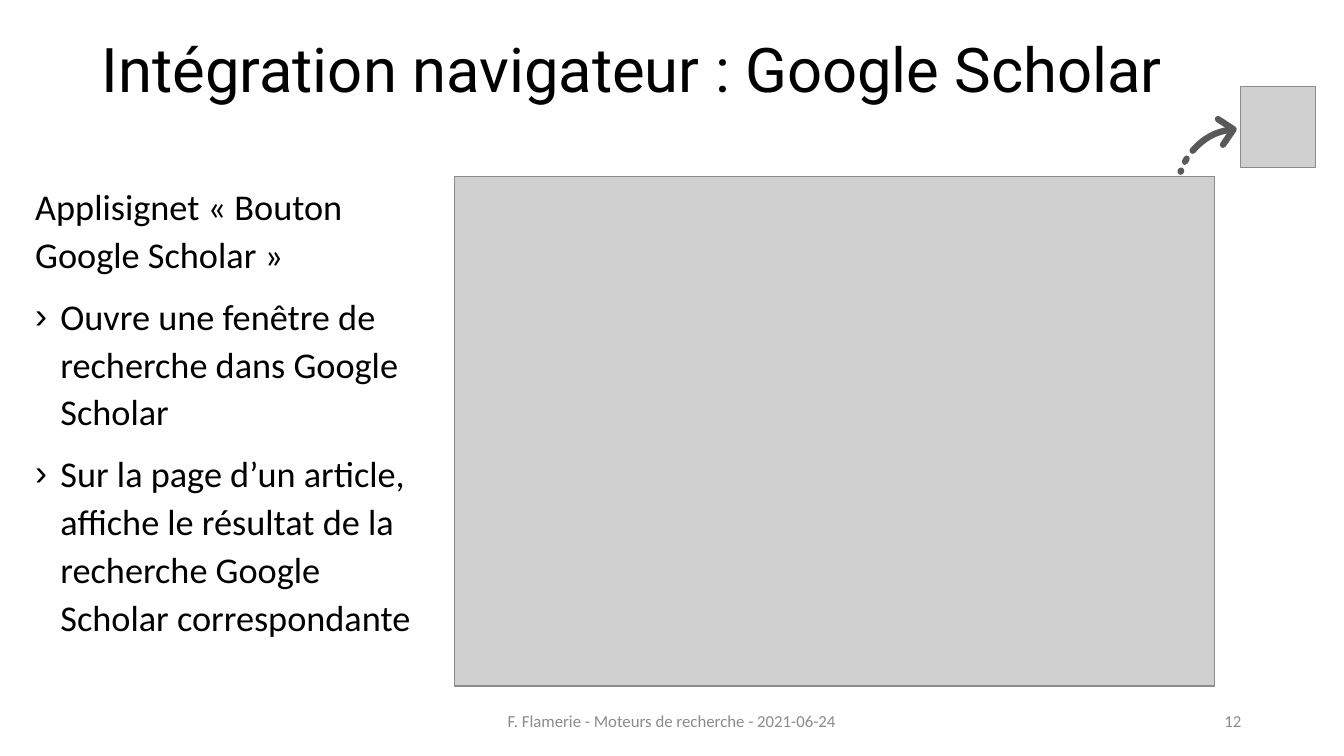
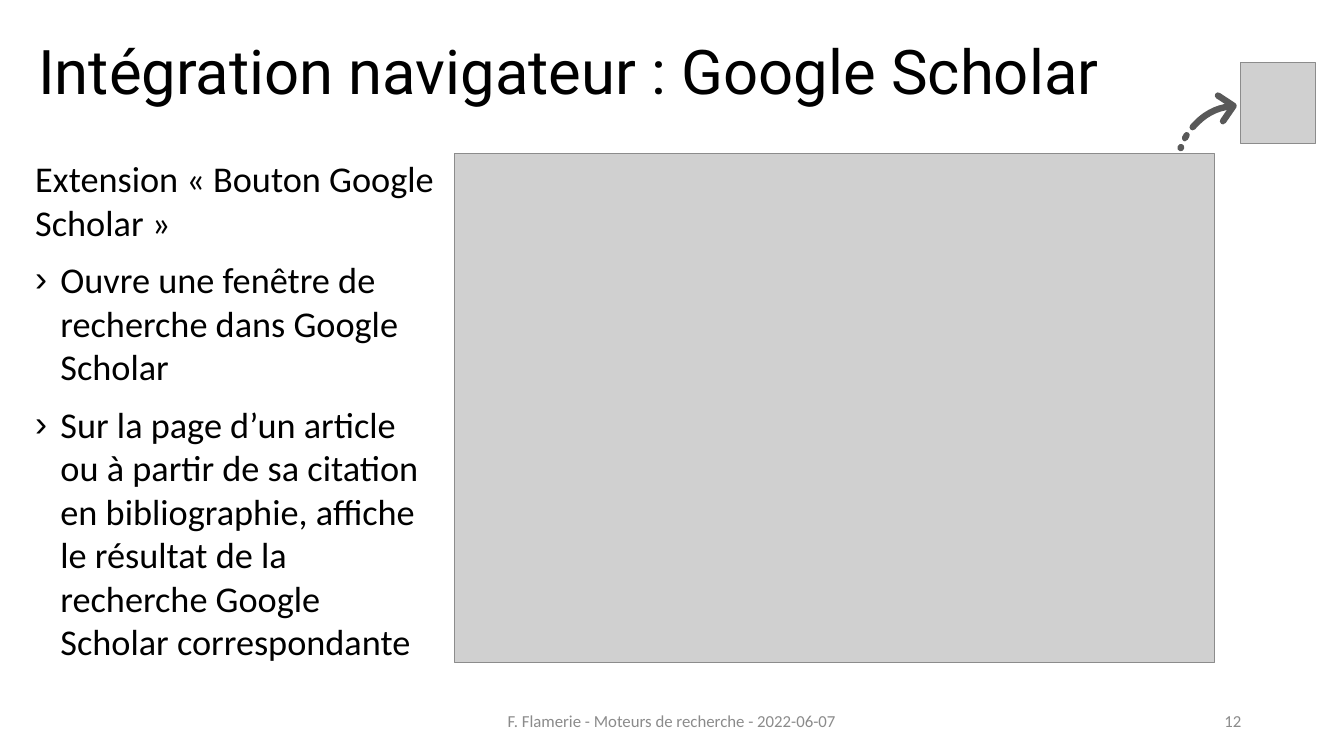
Before and after one commit to fflamerie/formbiblio, a slide deck: slide 12 of docs/module1-3_moteurs_recherche.pptx. Drawn at 1344x756 pixels with LibreOffice and Linux fonts; fonts in the diff are those of the drawing; grey boxes stand for pictures. Boxes give left, top, right and bottom in pixels: in the first picture for what was removed or moved away, otherwise in the second. Text is boxed around its words. In the diff, an @@ line names an element or a change of style, - is before the commit and + after.

```diff
--- a/docs/module1-3_moteurs_recherche.pptx
+++ b/docs/module1-3_moteurs_recherche.pptx
@@ title "Intégration navigateur : Google Scholar": place and size @@
-title "Intégration navigateur : Google Scholar" at (102, 45, 1162, 105)
+title "Intégration navigateur : Google Scholar" at (38, 47, 1098, 107)
@@ 4 freeform shapes, 2 pictures, 1 text: place and size @@
-4 freeform shapes, 2 pictures, 1 text at (35, 87, 1316, 687)
+4 freeform shapes, 2 pictures, 1 text at (35, 63, 1316, 662)
@@ text at (35, 166, 434, 237): text changed @@
-Applisignet « Bouton Google Scholar »
+Extension « Bouton Google Scholar »
@@ text at (60, 267, 399, 381): line spacing 1.1 to 1 @@
@@ text at (60, 412, 418, 661): text changed @@
-› Sur la page d’un article, affiche le résultat de la recherche Google Scholar correspondante
+› Sur la page d’un article ou à partir de sa citation en bibliographie, affiche le résultat de la recherche Google Scholar correspondante
@@ text at (508, 715, 835, 727): text changed @@
-F. Flamerie - Moteurs de recherche - 2021-06-24
+F. Flamerie - Moteurs de recherche - 2022-06-07
```
Also in this commit, not shown: 28 other slides changed, 5 slides added, 1 slide removed, 15 other files.
